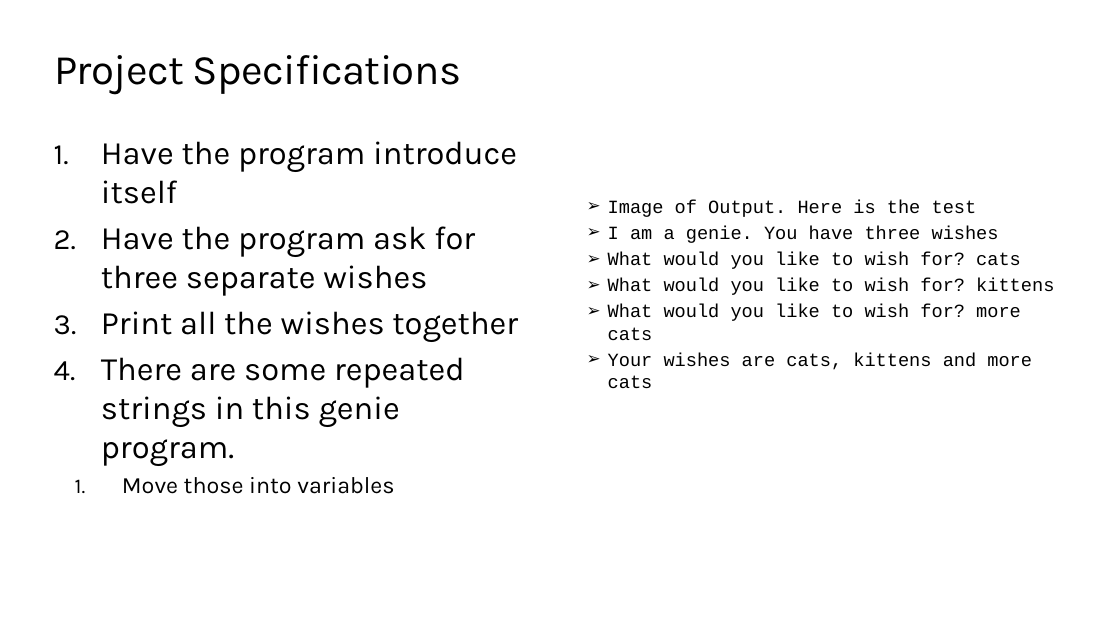
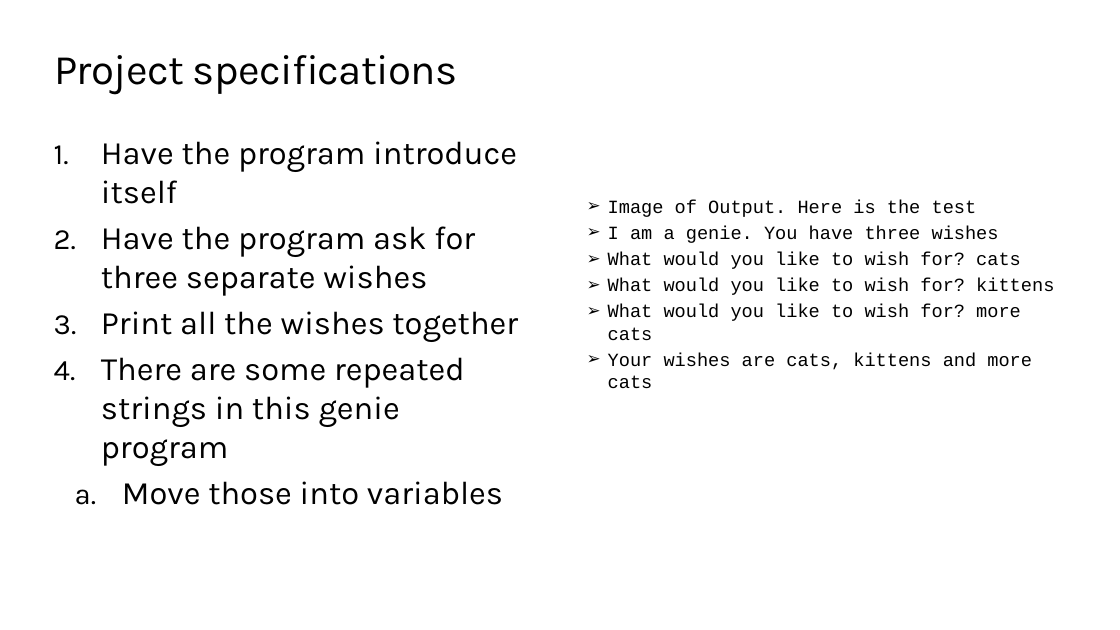
Before and after one commit to TEALSK12/2nd-semester-introduction-to-computer-science, a slide deck: slide 12 of units/1_unit/slidedecks/Intro Python 1.04 TEALS.pptx. Drawn at 1120x630 pixels with LibreOffice and Linux fonts; fonts in the diff are those of the drawing; background and template pictures are left out. Boxes give left, top, right and bottom in pixels: in the first picture for what was removed or moved away, otherwise in the second. Text is boxed around its words. In the diff, an @@ line names an element or a change of style, - is before the commit and + after.

```diff
--- a/units/1_unit/slidedecks/Intro Python 1.04 TEALS.pptx
+++ b/units/1_unit/slidedecks/Intro Python 1.04 TEALS.pptx
@@ title at bbox=[54, 55, 458, 95]: text changed @@
-Project Specifications
+Project specifications
@@ text at bbox=[101, 357, 465, 466]: text changed @@
-4. There are some repeated strings in this genie program.
+4. There are some repeated strings in this genie program
@@ text at bbox=[122, 481, 503, 505]: size 20 to 28 pt in "Move those into variables"; bullet 1. to a.; more space between paragraphs @@
```
Also in this commit, not shown: 12 other slides changed.
